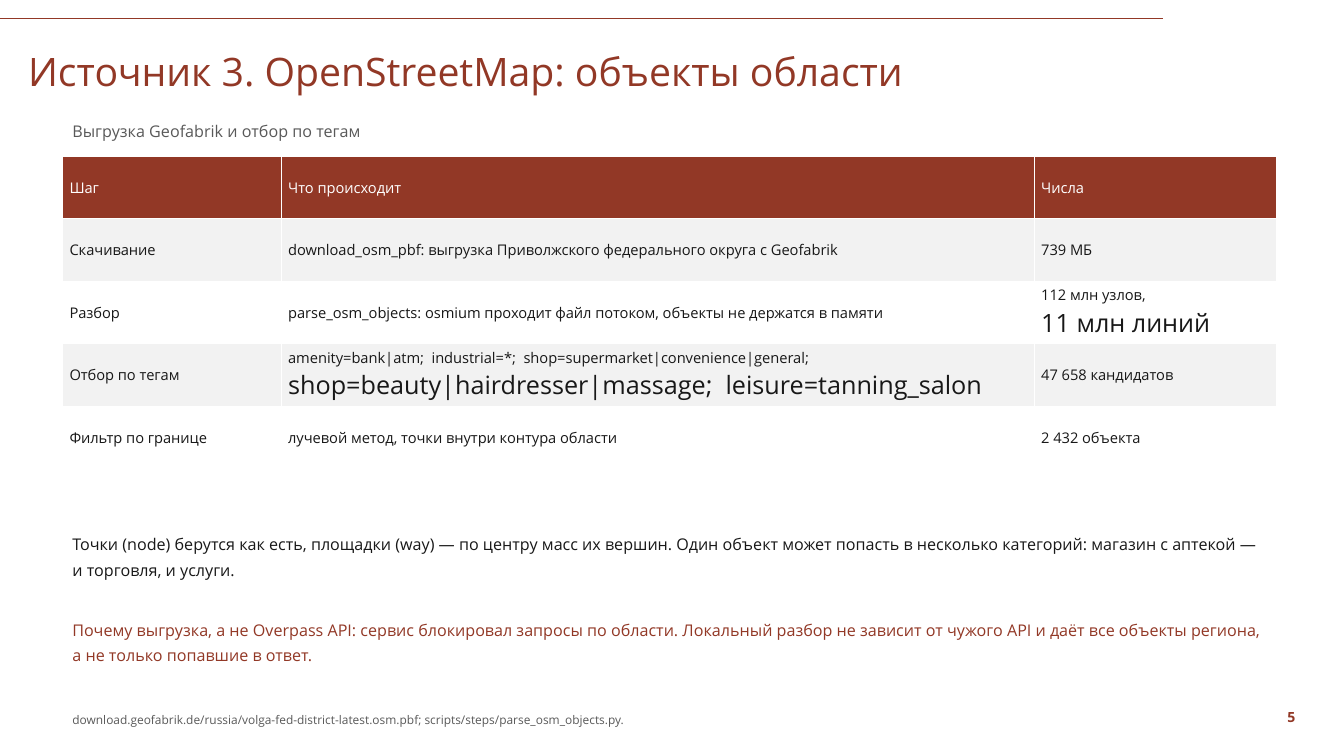
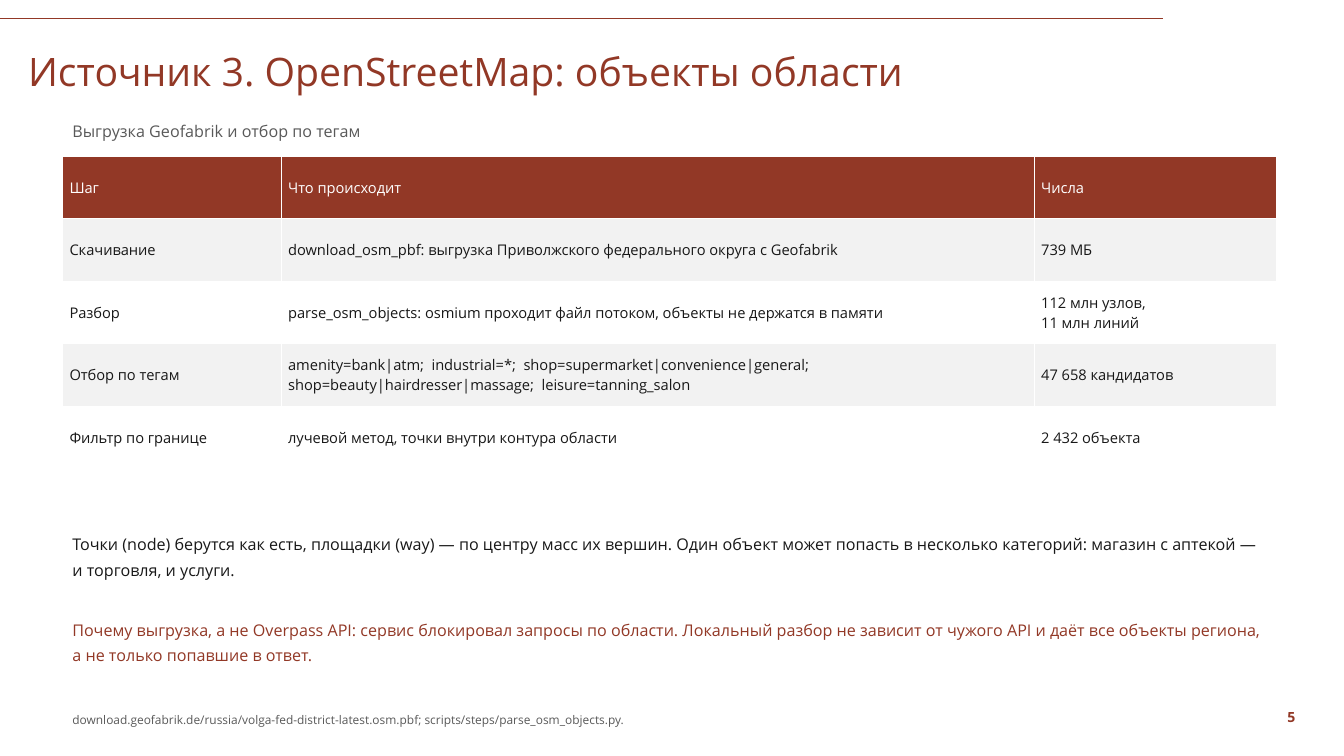
Before and after one commit to Seabas1/Analysis-of-regions, a slide deck: slide 5 of Саратовская_область_презентация_СПбГУ.pptx. Drawn at 1344x756 pixels with LibreOffice and Linux fonts; fonts in the diff are those of the drawing; background and template pictures are left out. Boxes give left, top, right and bottom in pixels: in the first picture for what was removed or moved away, otherwise in the second. Text is boxed around its words. In the diff, an @@ line names an element or a change of style, - is before the commit and + after.

```diff
--- a/Саратовская_область_презентация_СПбГУ.pptx
+++ b/Саратовская_область_презентация_СПбГУ.pptx
@@ table at [63, 156, 1277, 469] @@
@@ size 18 to 10.5 pt in "11 млн линий", "shop=beauty|hairdresser|massage; leisure=tanning_salon" @@
```
Also in this commit, not shown: 10 other slides changed, 2 other files.
